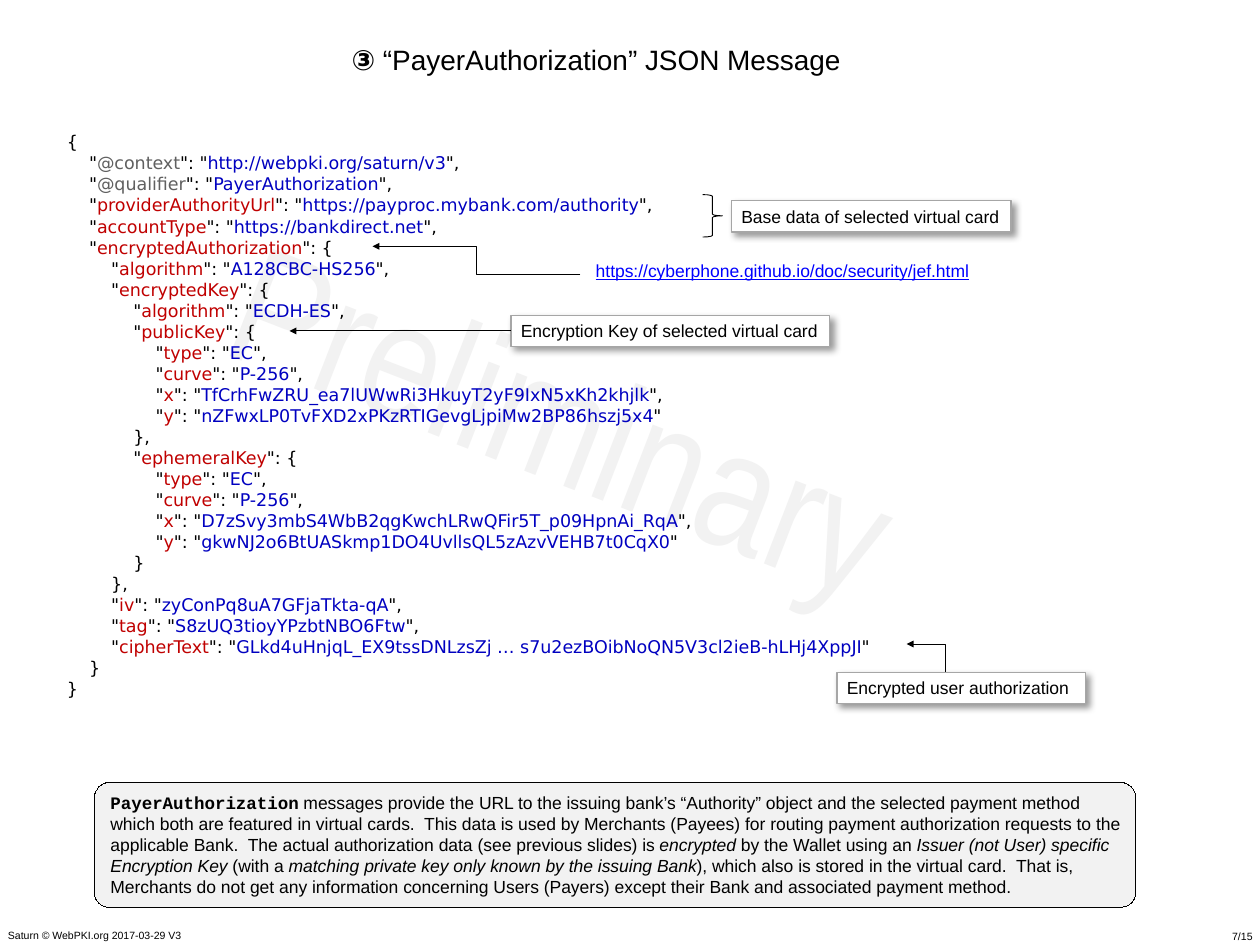
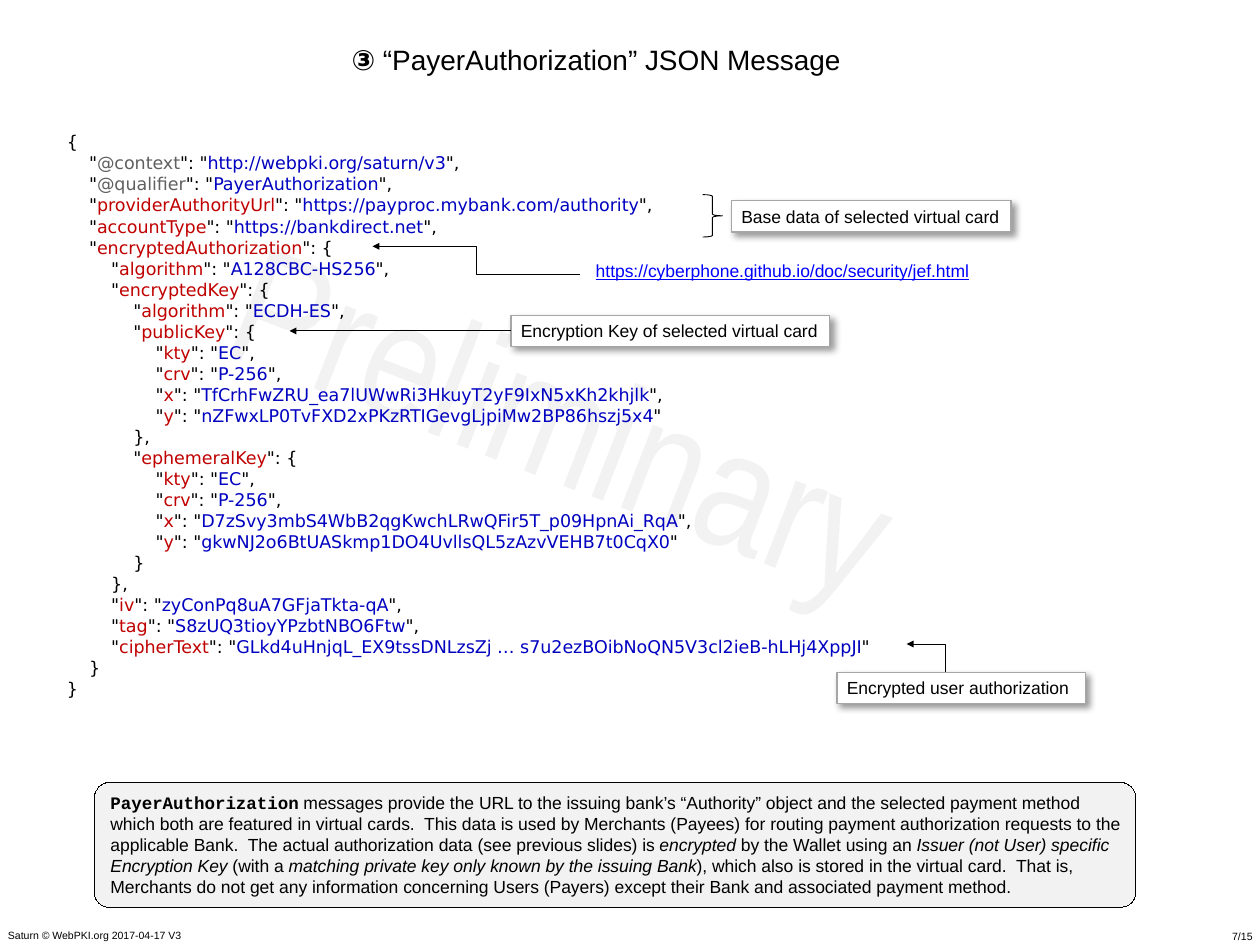
Before and after one commit to cyberphone/doc, a slide deck: slide 7 of saturn/saturn-v3-presentation.pptx. Drawn at 1260x945 pixels with LibreOffice and Linux fonts; fonts in the diff are those of the drawing. Boxes give left, top, right and bottom in pixels: in the first picture for what was removed or moved away, otherwise in the second. Text is boxed around its words. In the diff, an @@ line names an element or a change of style, - is before the commit and + after.

Commit message:
JWK in Saturn presentation

```diff
--- a/saturn/saturn-v3-presentation.pptx
+++ b/saturn/saturn-v3-presentation.pptx
@@ text at [89, 156, 869, 657]: text changed @@
-{
-"@context": "http://webpki.org/saturn/v3",
-"@qualifier": "PayerAuthorization",
-"providerAuthorityUrl": "https://payproc.mybank.com/authority",
-"accountType": "https://bankdirect.net",
-"encryptedAuthorization": {
-"algorithm": "A128CBC-HS256",
-"encryptedKey": {
-"algorithm": "ECDH-ES",
-"publicKey": {
-"type": "EC",
-"curve": "P-256",
-"x": "TfCrhFwZRU_ea7lUWwRi3HkuyT2yF9IxN5xKh2khjlk",
-"y": "nZFwxLP0TvFXD2xPKzRTIGevgLjpiMw2BP86hszj5x4"
-},
-"ephemeralKey": {
-"type": "EC",
-"curve": "P-256",
-"x": "D7zSvy3mbS4WbB2qgKwchLRwQFir5T_p09HpnAi_RqA",
-"y": "gkwNJ2o6BtUASkmp1DO4UvllsQL5zAzvVEHB7t0CqX0"
-}
-},
-"iv": "zyConPq8uA7GFjaTkta-qA",
-"tag": "S8zUQ3tioyYPzbtNBO6Ftw",
-"cipherText": "GLkd4uHnjqL_EX9tssDNLzsZj … s7u2ezBOibNoQN5V3cl2ieB-hLHj4XppJI"
-}
-}
+{
+"@context": "http://webpki.org/saturn/v3",
+"@qualifier": "PayerAuthorization",
+"providerAuthorityUrl": "https://payproc.mybank.com/authority",
+"accountType": "https://bankdirect.net",
+"encryptedAuthorization": {
+"algorithm": "A128CBC-HS256",
+"encryptedKey": {
+"algorithm": "ECDH-ES",
+"publicKey": {
+"kty": "EC",
+"crv": "P-256",
+"x": "TfCrhFwZRU_ea7lUWwRi3HkuyT2yF9IxN5xKh2khjlk",
+"y": "nZFwxLP0TvFXD2xPKzRTIGevgLjpiMw2BP86hszj5x4"
+},
+"ephemeralKey": {
+"kty": "EC",
+"crv": "P-256",
+"x": "D7zSvy3mbS4WbB2qgKwchLRwQFir5T_p09HpnAi_RqA",
+"y": "gkwNJ2o6BtUASkmp1DO4UvllsQL5zAzvVEHB7t0CqX0"
+}
+},
+"iv": "zyConPq8uA7GFjaTkta-qA",
+"tag": "S8zUQ3tioyYPzbtNBO6Ftw",
+"cipherText": "GLkd4uHnjqL_EX9tssDNLzsZj … s7u2ezBOibNoQN5V3cl2ieB-hLHj4XppJI"
+}
+}
@@ text at [8, 931, 181, 941]: text changed @@
-Saturn © WebPKI.org 2017-03-29 V3
+Saturn © WebPKI.org 2017-04-17 V3
```
Also in this commit, not shown: 14 other slides changed, 1 other file.
